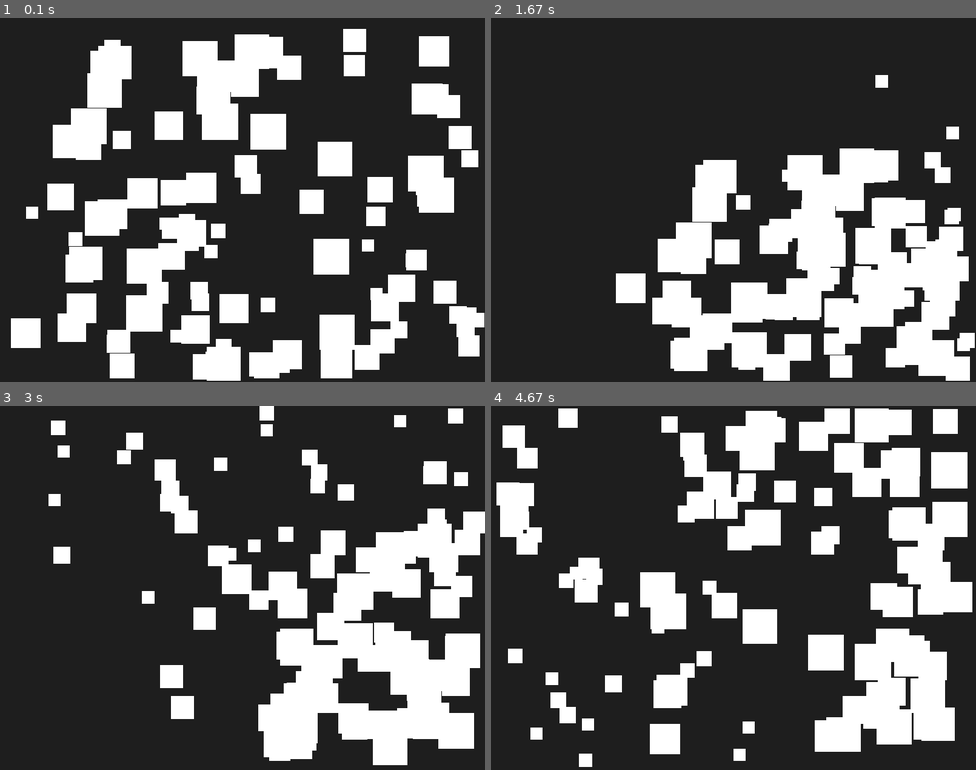
Above: before the commit, frames 1-4 (two rows, left to right).
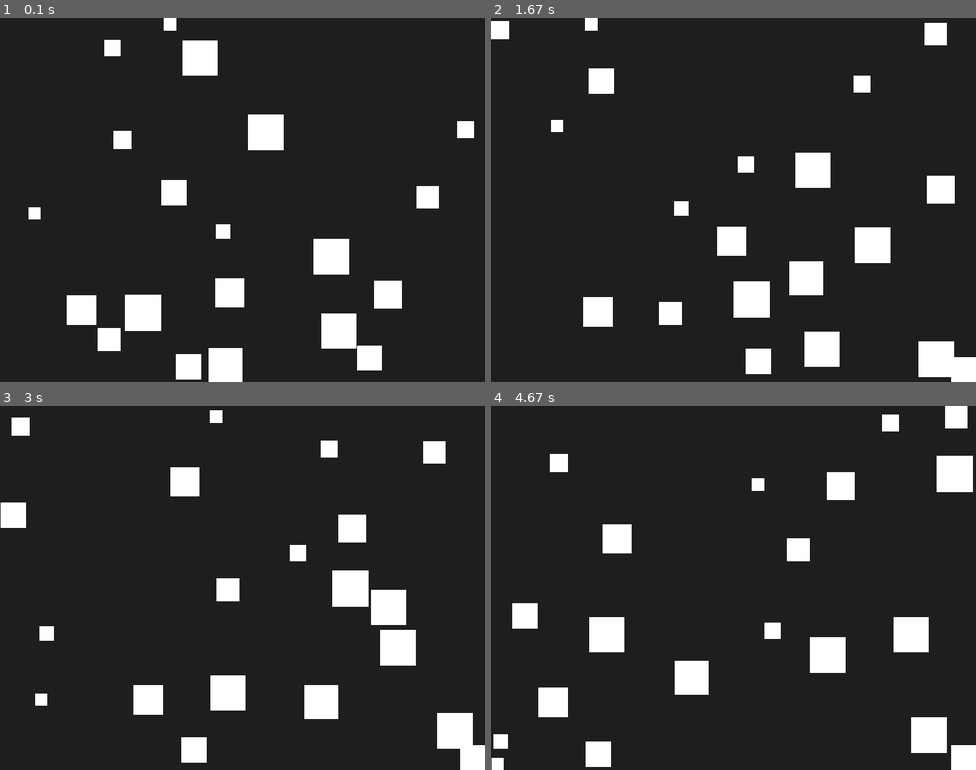
Above: after the commit, the same moments.

Repository: varsa7777/lab8-pygame
Game: pygame game, started from main.py
Same seed, same stepped clock (60 frames per second), same inputs: the game is played once before the commit and once after it.
Inputs:
- Up to frame 1 (0.1 s): no input
- Up to frame 2 (1.67 s): no input
- Up to frame 3 (3 s): no input
- Up to frame 4 (4.67 s): no input

The runs differ from the first frame. In frame 1, 25% of the frame differs, in the area x 2-100%, y 0-100%; in frame 2, 23%; in frame 3, 26%; in frame 4, 31%, in the area x 0-100%, y 0-100%.

Commit message:
exam: init - MY_EXAM.md

Diff:
--- a/main.py
+++ b/main.py
@@ -2,12 +2,13 @@
 import pygame
 from dataclasses import dataclass
 from typing import List, Tuple
+import math
 
 SCREEN_WIDTH = 800
 SCREEN_HEIGHT = 600
 MIN_SQUARE_SIZE = 20
 MAX_SQUARE_SIZE = 60
-SQUARE_COUNT = 100
+SQUARE_COUNT = 20
 FPS = 60
 
 @dataclass
@@ -45,8 +46,34 @@
 
 def update_squares(squares: List[Square]) -> None:
     for square in squares:
+        # Find closest bigger square within 100 pixels
+        min_dist = float('inf')
+        closest = None
+        for other in squares:
+            if other != square and other.rect.size[0] > square.rect.size[0]:
+                dx = square.rect.centerx - other.rect.centerx
+                dy = square.rect.centery - other.rect.centery
+                dist = math.hypot(dx, dy)
+                if dist < min_dist:
+                    min_dist = dist
+                    closest = other
+
+        # If there's a close bigger square, flee from it
+        if closest and min_dist < 100:
+            dx = square.rect.centerx - closest.rect.centerx
+            dy = square.rect.centery - closest.rect.centery
+            dist = math.hypot(dx, dy)
+            if dist > 0:
+                unit_dx = dx / dist
+                unit_dy = dy / dist
+                current_speed = math.hypot(square.velocity[0], square.velocity[1])
+                square.velocity = (unit_dx * current_speed, unit_dy * current_speed)
+
         square.rect.x += square.velocity[0]
         square.rect.y += square.velocity[1]
+
+        square.rect.x += random.randint(-1, 1)
+        square.rect.y += random.randint(-1, 1)
 
         if square.rect.left < 0 or square.rect.right > SCREEN_WIDTH:
             square.velocity = (-square.velocity[0], square.velocity[1])
Not shown, added: .github/agents/architecture-graphs.agent.md
Not shown, added: .github/agents/code-explorer-template.html
Not shown, added: .github/agents/code-explorer.agent.md
Not shown, added: .github/agents/flash-quiz-site.agent.md
Not shown, changed: .github/agents/journal-logger.agent.md
Not shown, added: .github/agents/light-refactoring.agent.md
Not shown, changed: .github/copilot-instructions.md
Not shown, added: .github/hooks/log-prompt-history.json
Not shown, added: .github/hooks/scripts/log-prompt-history.cmd
Not shown, added: .github/hooks/scripts/log-prompt-history.ps1
Not shown, added: .github/hooks/scripts/log-prompt-history.sh
Not shown, added: MY_EXAM.md
(and 4 more such lines)
